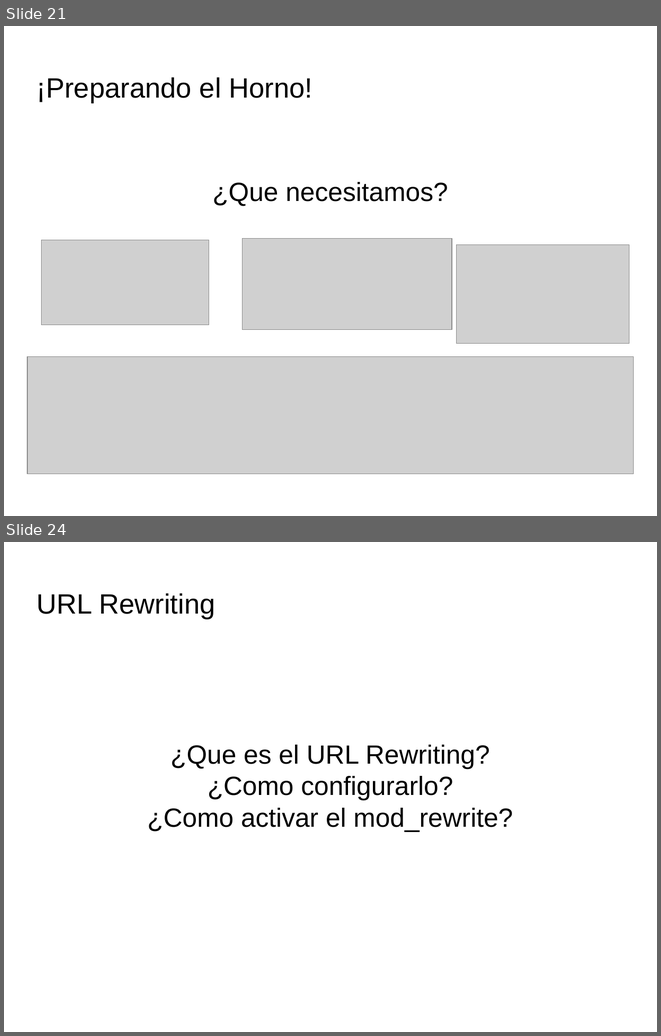
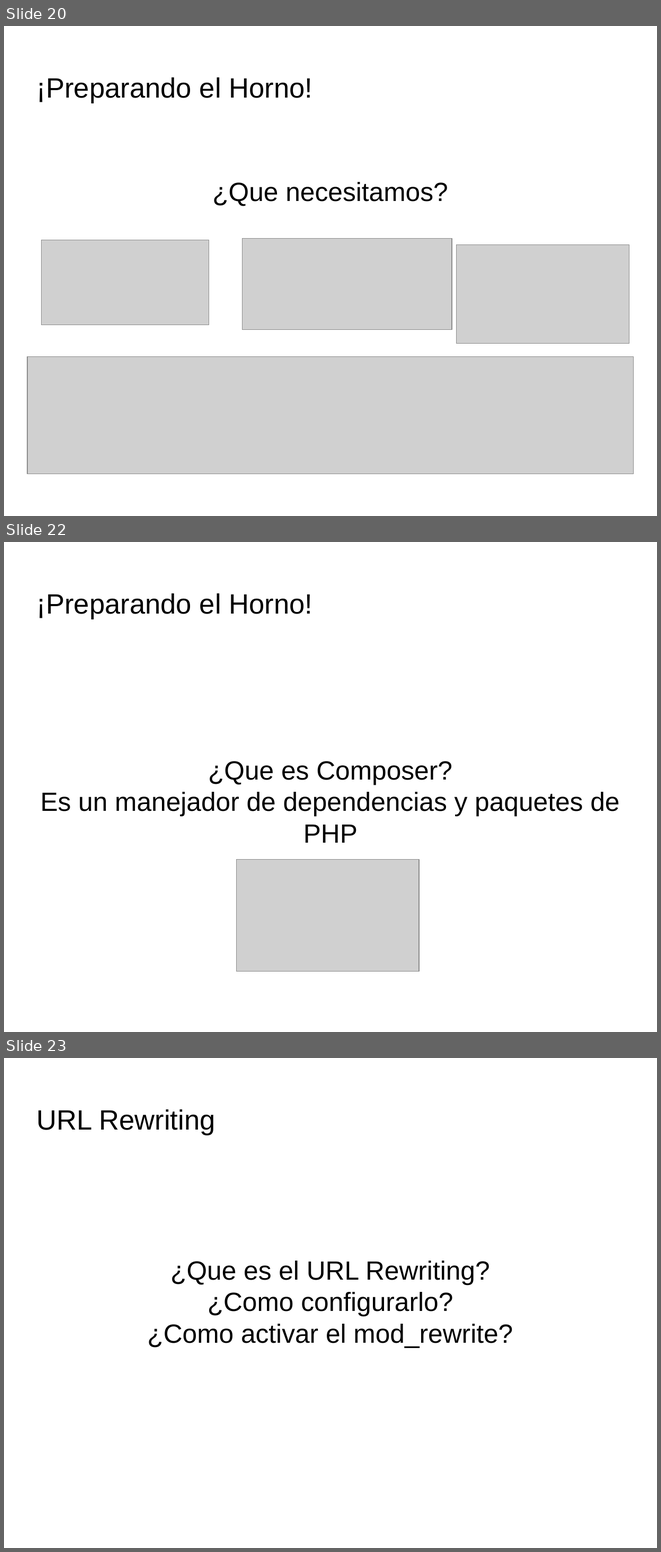
Before and after one commit to HungerWolf-LS/CursoCakePHP, a slide deck: CakePHP.odp. Shown one above the other, each under a label of ours: slides 21 and 24 before the commit, slides 20, 22 and 23 after it; the slides between them are not shown. The pictures are 661x1036 and 661x1552 pixels, drawn with LibreOffice and Linux fonts; fonts in the diff are those of the drawing; grey boxes stand for pictures; background and template pictures are left out. Boxes give left, top, right and bottom in pixels: in the first picture for what was removed or moved away, otherwise in the second. Text is boxed around its words. In the diff, an @@ line names an element or a change of style, - is before the commit and + after.

```diff
--- a/CakePHP.odp
+++ b/CakePHP.odp
@@ slide 22 added at [4,542,657,1032], background picture (left out) @@
@@ title added at [37,593,312,619], 33.9 pt, text #000000 @@
+¡Preparando el Horno!
@@ subtitle added at [41,761,619,843], 32 pt, text #000000 @@
+¿Que es Composer?
+Es un manejador de dependencias y paquetes de PHP
@@ picture added at [237,859,420,971] @@
@@ what was slide 21 is now slide 20 @@
@@ what was slide 24 is now slide 23 @@
```
Also in this commit, not shown: 8 slides changed, 2 other slides added, 3 slides removed, 3 other files.
